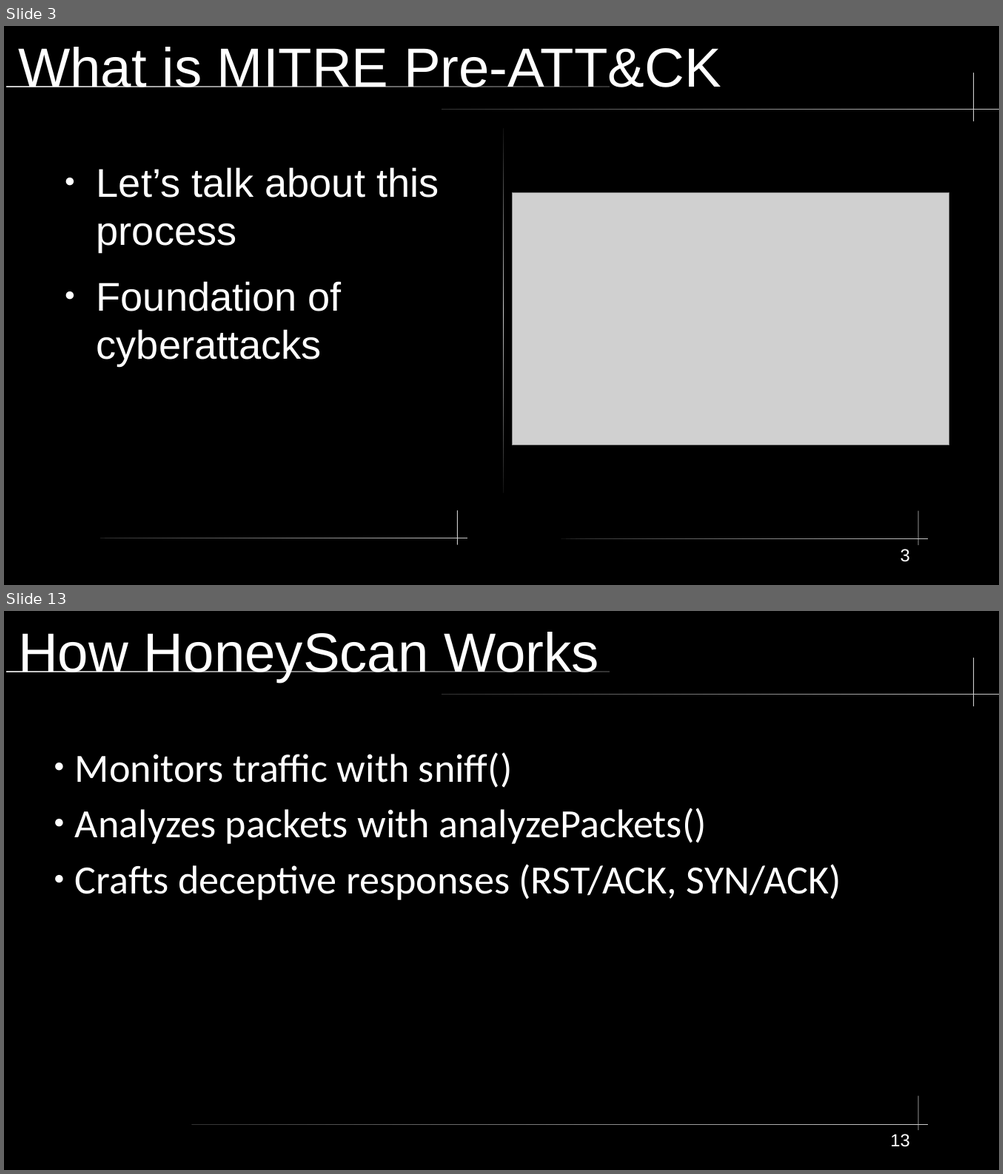
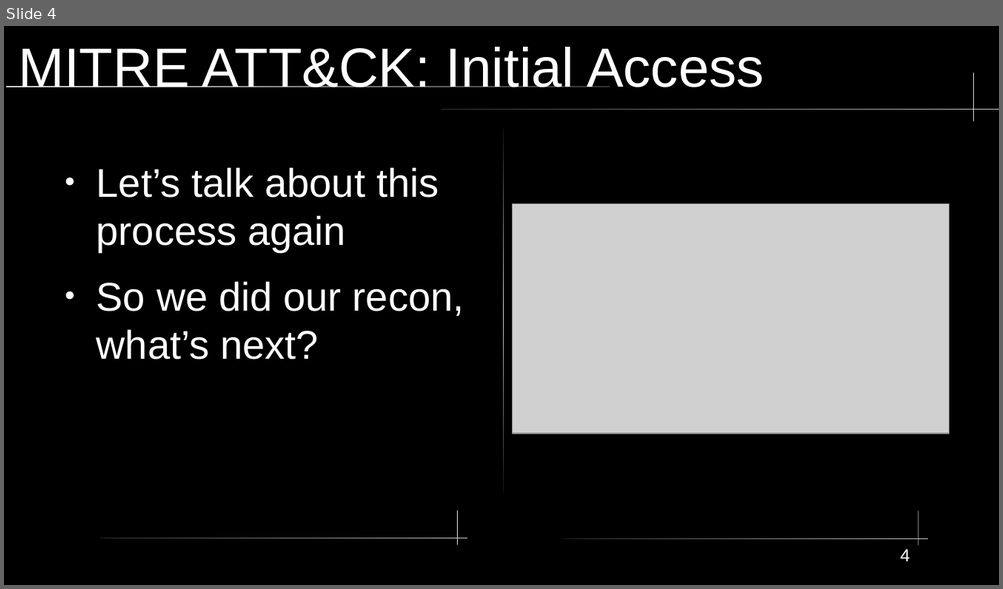
Before and after one commit to xXxSpicyBoiiixXx/COMPSFI-212, a slide deck: Cyber-Chapters/Chapter-2/Chapter2.odp. Shown one above the other, each under a label of ours: slides 3 and 13 before the commit, slide 4 after it; the slides between them are not shown. The pictures are 1003x1174 and 1003x589 pixels, drawn with LibreOffice and Linux fonts; fonts in the diff are those of the drawing; grey boxes stand for pictures. Boxes give left, top, right and bottom in pixels: in the first picture for what was removed or moved away, otherwise in the second. Text is boxed around its words. In the diff, an @@ line names an element or a change of style, - is before the commit and + after.

```diff
--- a/Cyber-Chapters/Chapter-2/Chapter2.odp
+++ b/Cyber-Chapters/Chapter-2/Chapter2.odp
@@ slide 13 removed at (4, 611, 999, 1170), background #000000; not listed: 4 template elements that a slide beside it also shows @@
@@ title removed at (18, 632, 599, 682) @@
-How HoneyScan Works
@@ text removed at (75, 752, 841, 900) @@
-● Monitors traffic with sniff()
-● Analyzes packets with analyzePackets()
-● Crafts deceptive responses (RST/ACK, SYN/ACK)
@@ rounded rectangle removed at (192, 1125, 928, 1125) @@
@@ page number removed at (890, 1134, 909, 1147) @@
-13
@@ what was slide 3 is now slide 4 @@
@@ slide 4 changed as well @@
@@ title at (18, 47, 764, 87): text changed @@
-What is MITRE Pre-ATT&CK
+MITRE ATT&CK: Initial Access
@@ text at (96, 167, 464, 360): text changed @@
-● Let’s talk about this process
-● Foundation of cyberattacks
+● Let’s talk about this process again
+● So we did our recon, what’s next?
@@ picture: place and size @@
-picture at (512, 193, 949, 446)
+picture at (512, 204, 949, 434)
@@ page number at (900, 549, 910, 562): text changed @@
-3
+4
```
Also in this commit, not shown: 1 other slide changed, 16 slides added, 18 other slides removed, 10 other files.
